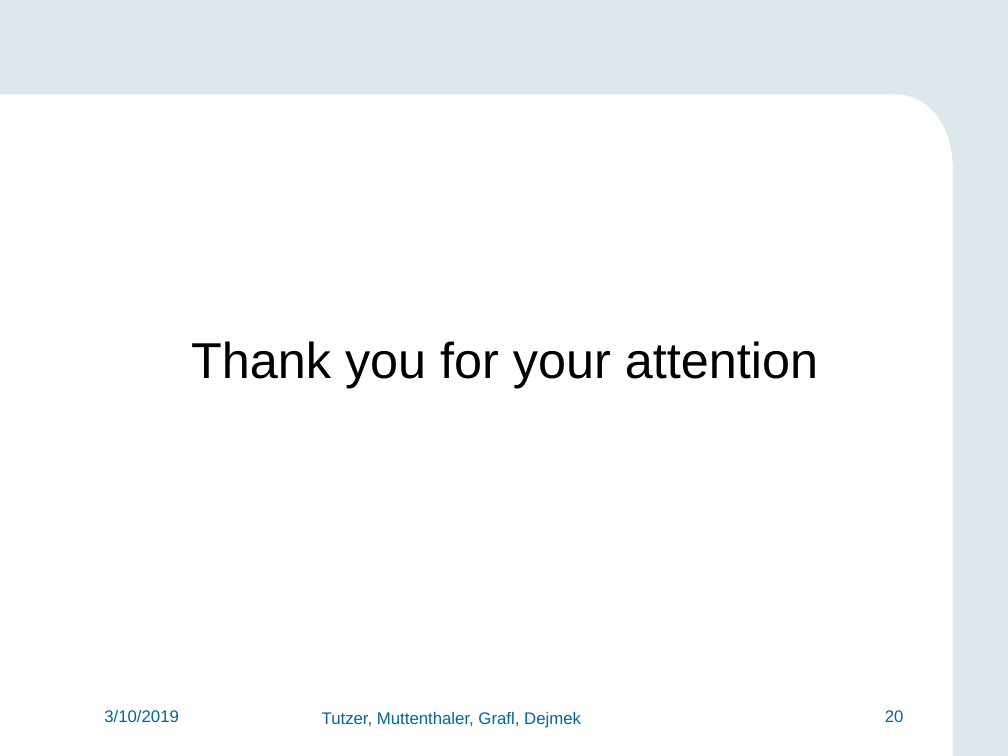
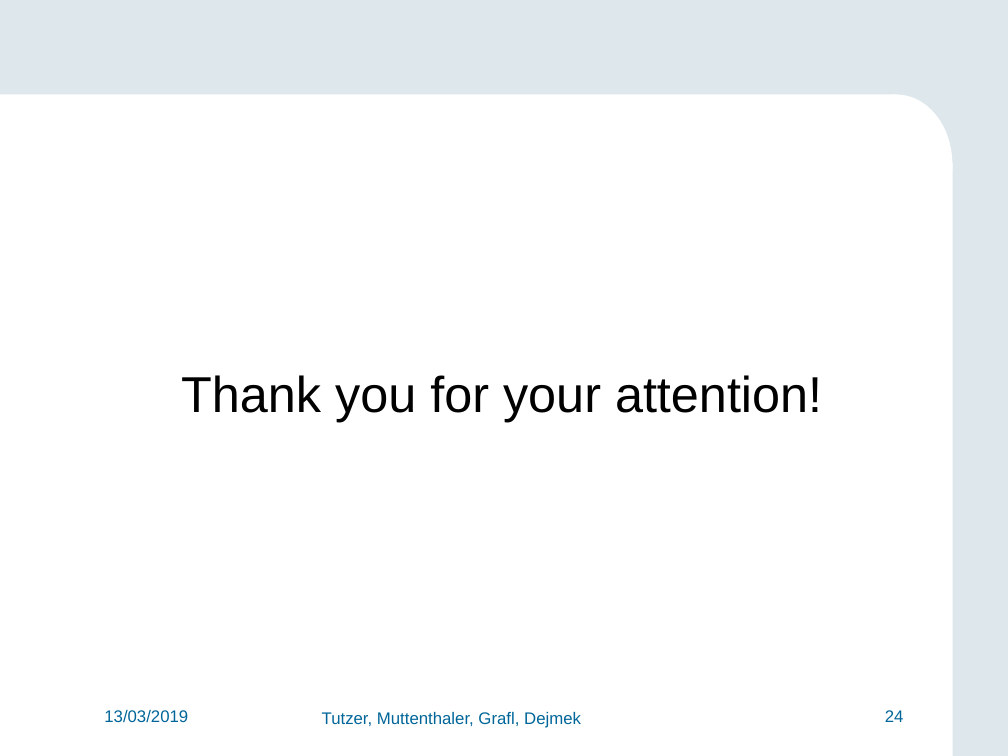
Before and after one commit to FlorianMuttenthaler/SocLabPartialReconfigIot, a slide deck: slide 24 of report/Final_presentation.pptx (slide 20 before the commit). Drawn at 1008x756 pixels with LibreOffice and Linux fonts; fonts in the diff are those of the drawing; background and template pictures are left out. Boxes give left, top, right and bottom in pixels: in the first picture for what was removed or moved away, otherwise in the second. Text is boxed around its words. In the diff, an @@ line names an element or a change of style, - is before the commit and + after.

```diff
--- a/report/Final_presentation.pptx
+++ b/report/Final_presentation.pptx
@@ title "Thank you for your attention!" at (181,375,822,422): vertical alignment top to middle @@
@@ title at (181,375,822,422): text changed @@
-Thank you for your attention
+Thank you for your attention!
@@ text at (104,710,188,723): text changed @@
-3/10/2019
+13/03/2019
@@ page number at (885,710,904,722): text changed @@
-20
+24
```
Also in this commit, not shown: 16 other slides changed, 7 slides added, 3 slides removed, 1 other file.
